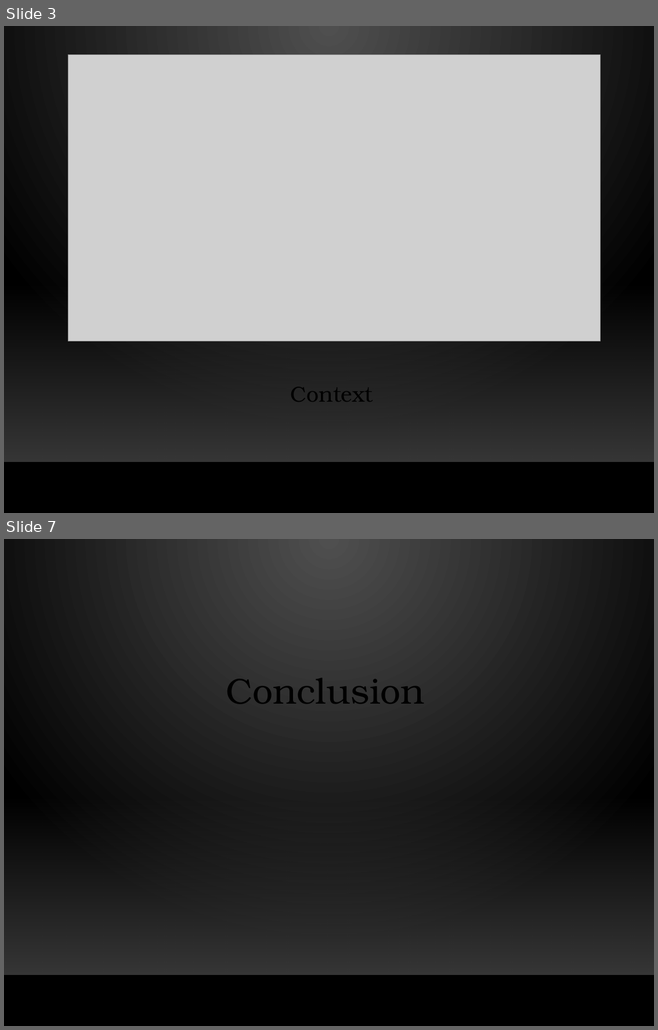
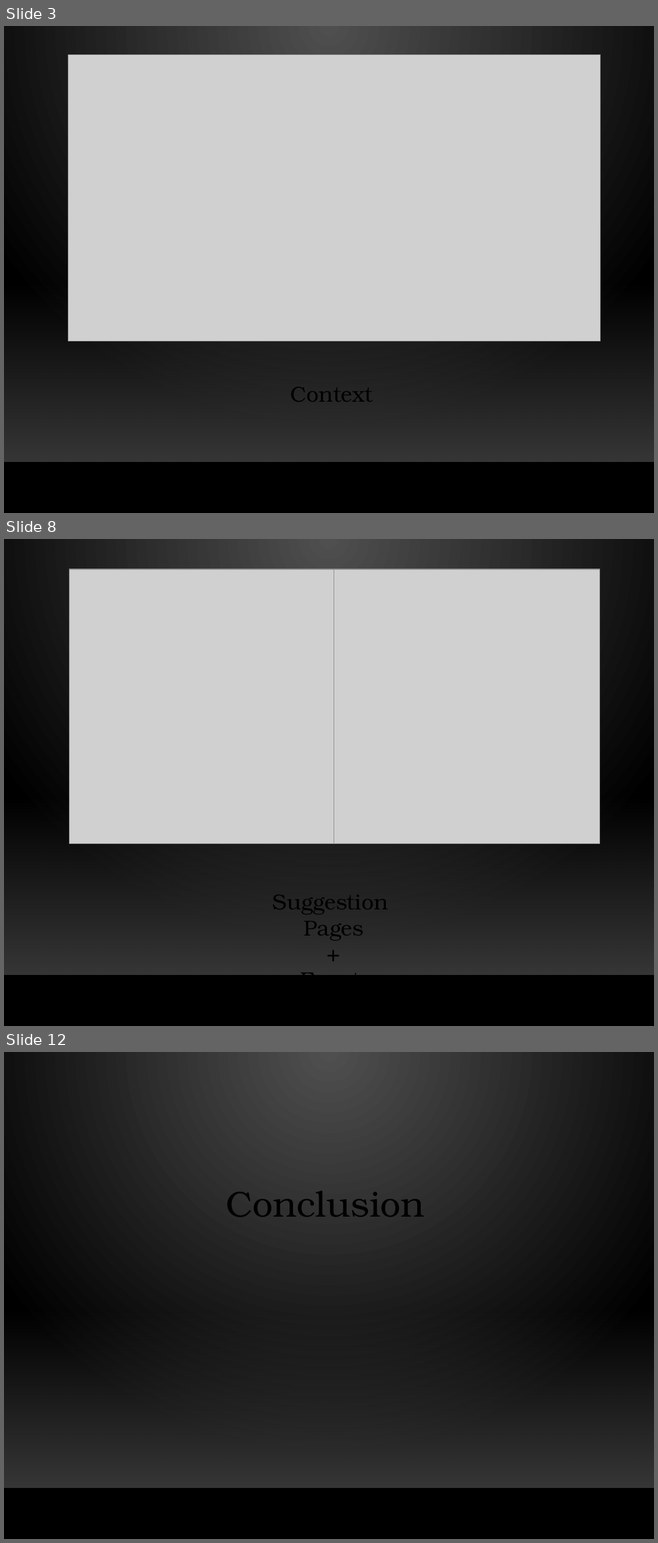
Before and after one commit to HugoChambefort/Projet-Web, a slide deck: Doc/Website-BDE-Toulouse-Presentation.pptx. Shown one above the other, each under a label of ours: slides 3 and 7 before the commit, slides 3, 8 and 12 after it; the slides between them are not shown. The pictures are 658x1030 and 658x1543 pixels, drawn with LibreOffice and Linux fonts; fonts in the diff are those of the drawing; grey boxes stand for pictures; background and template pictures are left out. Boxes give left, top, right and bottom in pixels: in the first picture for what was removed or moved away, otherwise in the second. Text is boxed around its words. In the diff, an @@ line names an element or a change of style, - is before the commit and + after.

```diff
--- a/Doc/Website-BDE-Toulouse-Presentation.pptx
+++ b/Doc/Website-BDE-Toulouse-Presentation.pptx
@@ slide 8 added at bbox=[4, 539, 654, 1026], background picture (left out); not listed: 2 template elements that a slide beside it also shows @@
@@ picture added at bbox=[69, 569, 333, 843] @@
@@ picture added at bbox=[333, 569, 599, 843] @@
@@ text added at bbox=[273, 886, 388, 975], 24 pt, text #000000 @@
+Suggestion
+Pages
++
+Event
@@ what was slide 7 is now slide 12 @@
```
Also in this commit, not shown: 4 slides changed, 4 other slides added.
